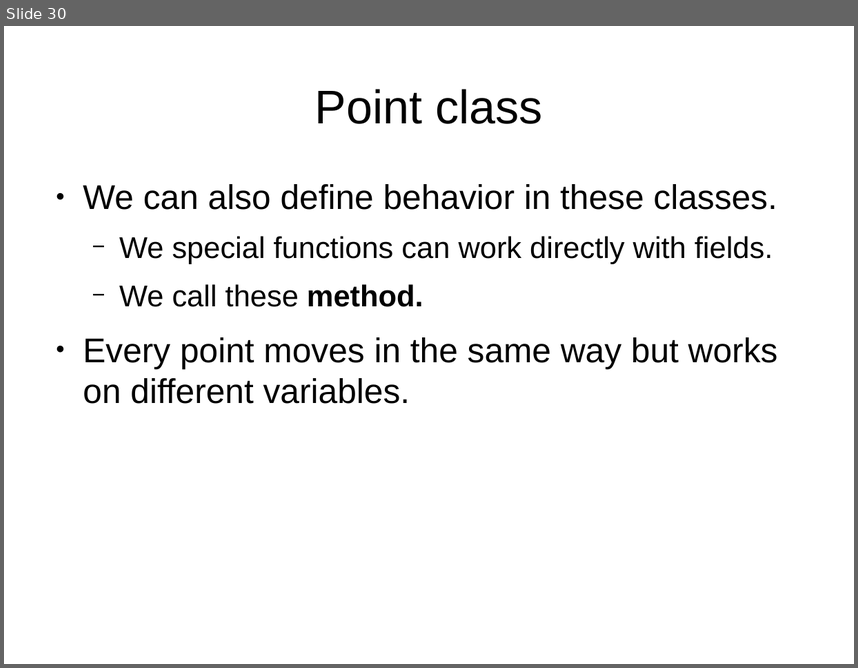
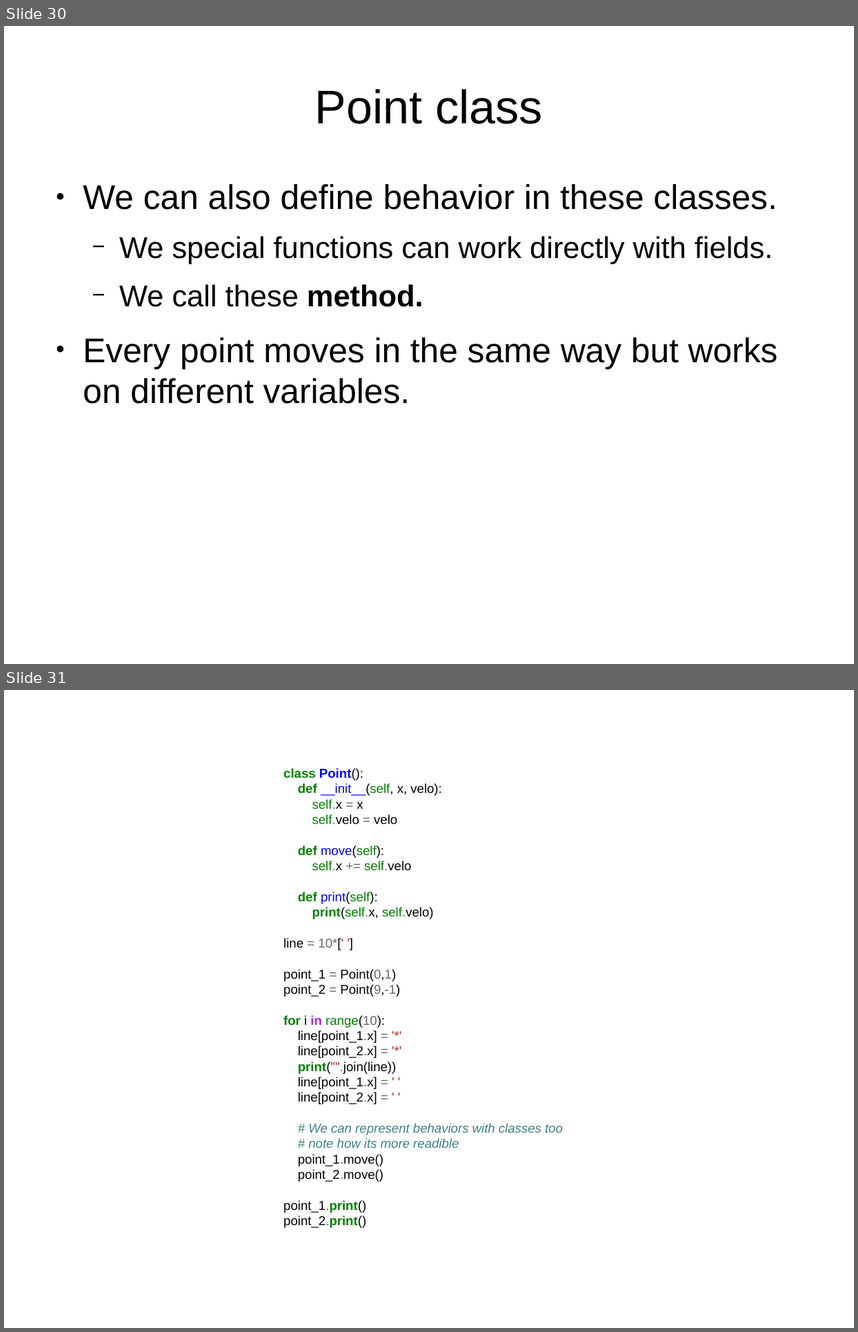
Before and after one commit to f0lie/basic_python_workshop, a slide deck: powerpoint.odp. Shown one above the other, each under a label of ours: slide 30 before the commit, slides 30 and 31 after it. The pictures are 858x668 and 858x1332 pixels, drawn with LibreOffice and Linux fonts; fonts in the diff are those of the drawing. Boxes give left, top, right and bottom in pixels: in the first picture for what was removed or moved away, otherwise in the second. Text is boxed around its words. In the diff, an @@ line names an element or a change of style, - is before the commit and + after.

```diff
--- a/powerpoint.odp
+++ b/powerpoint.odp
@@ slide 31 added at box(4, 690, 854, 1328), background #FFFFFF @@
@@ text added at box(283, 768, 563, 1228), 12 pt, text #000000 @@
+class Point():
+def __init__(self, x, velo):
+self.x = x
+self.velo = velo
+def move(self):
+self.x += self.velo
+def print(self):
+print(self.x, self.velo)
+line = 10*[' ']
+point_1 = Point(0,1)
+point_2 = Point(9,-1)
+for i in range(10):
+line[point_1.x] = '*'
+line[point_2.x] = '*'
+print("".join(line))
+line[point_1.x] = ' '
+line[point_2.x] = ' '
+# We can represent behaviors with classes too
+# note how its more readible
+point_1.move()
+point_2.move()
+point_1.print()
+point_2.print()
```
Also in this commit, not shown: 1 other file.
